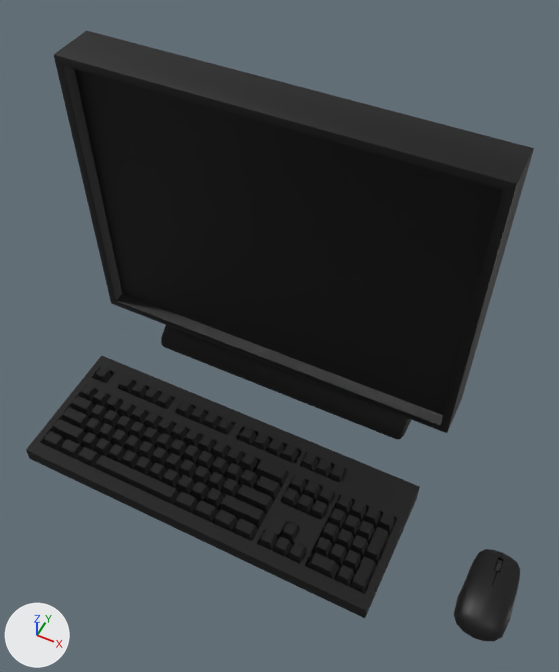
The FBX model Assets/Models/monitor.fbx, before and after one commit.
Both versions are drawn from a 50 mm camera at (0.541, -0.776, 1.531) aimed at (0.057, 0.192, 0.321). Arrows for +X, +Y and +Z are at lower left; the lights stay in place. Where no turn or scale is listed for an object, it has been applied to the vertices.

In view in the first picture: 'keyboard', 'monitor', 'mouse', 'stand'.
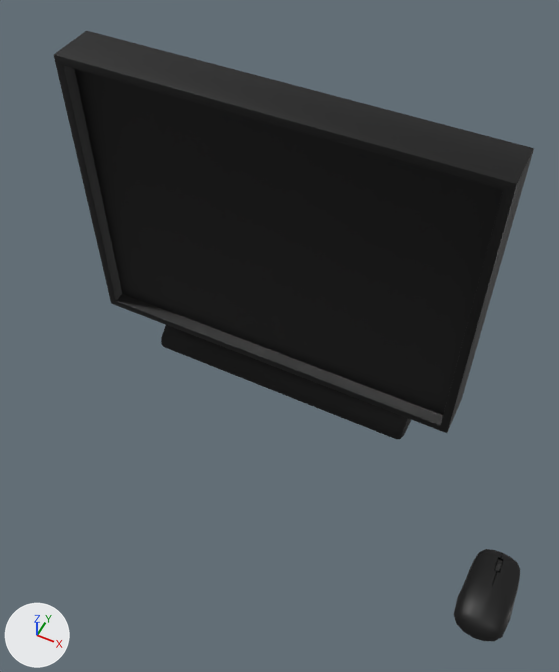
Commit message: Improve keyboard mesh

Scene script edits in JSON lines:
```json
{"op": "remove", "block": "ob_keyboard", "code": ["ob_keyboard = bpy.data.objects.new('keyboard', me_keyboard_028)", "ob_keyboard.location = (0.0, 0.0, 0.0)"]}
```

Pixel boxes [x1, y1, x2, y2] of what changed, in the pictures (559 x 672 px):
```json
{"object": "keyboard", "change": "deleted", "before": [26, 356, 420, 618], "on screen": "black"}
```
